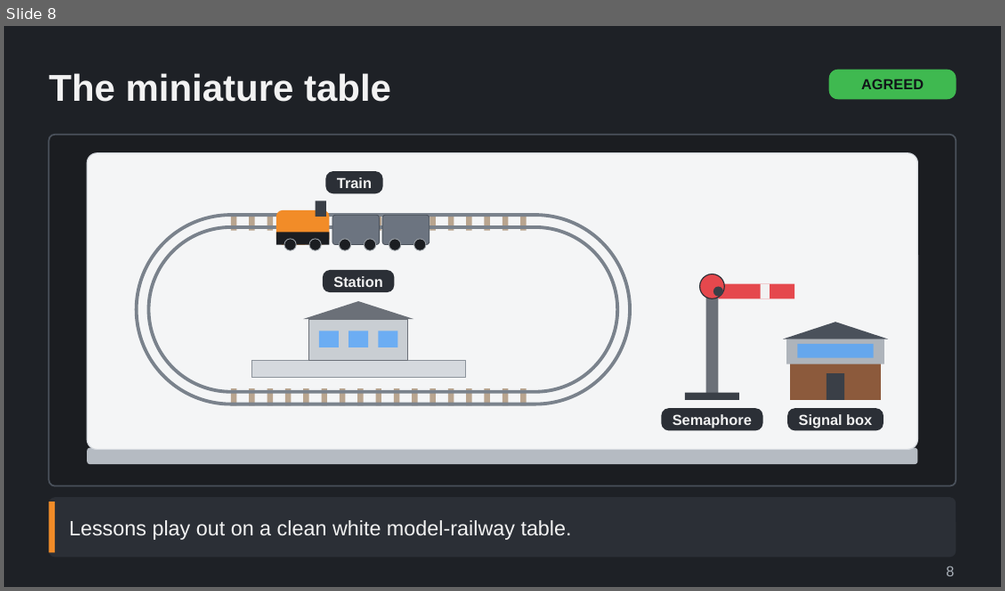
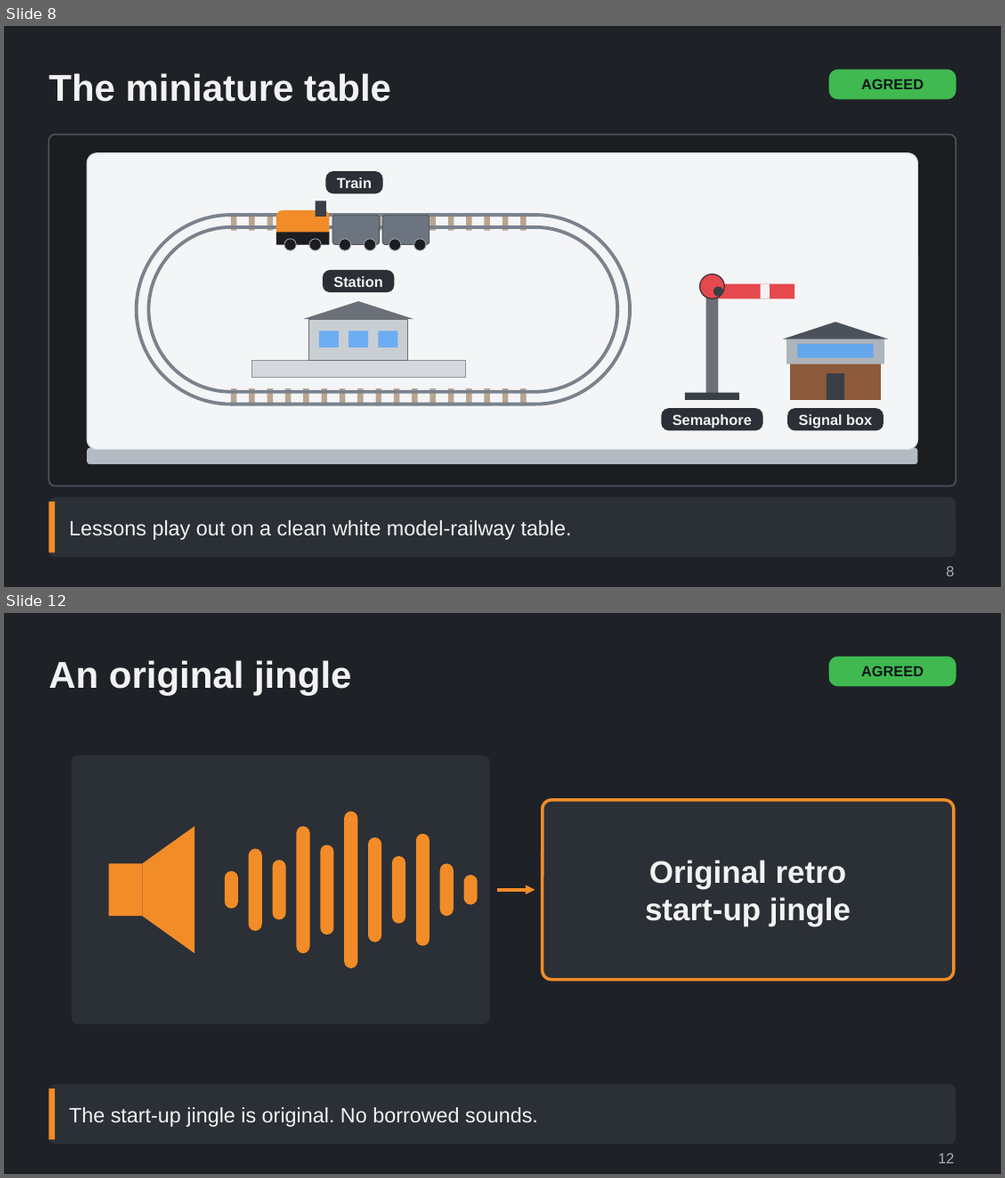
Before and after one commit to Tarenkookoo/Satisfactory---Early-Locomotion, a slide deck: Reporting/Claude Presents/Deck6_Assistant/Railway_Guide_Lessons_and_Build_Menu_Explained.pptx. Shown one above the other, each under a label of ours: slide 8 before the commit, slides 8 and 12 after it; the slides between them are not shown. The pictures are 1005x591 and 1005x1178 pixels, drawn with LibreOffice and Linux fonts; fonts in the diff are those of the drawing. Boxes give left, top, right and bottom in pixels: in the first picture for what was removed or moved away, otherwise in the second. Text is boxed around its words. In the diff, an @@ line names an element or a change of style, - is before the commit and + after.

```diff
--- a/Reporting/Claude Presents/Deck6_Assistant/Railway_Guide_Lessons_and_Build_Menu_Explained.pptx
+++ b/Reporting/Claude Presents/Deck6_Assistant/Railway_Guide_Lessons_and_Build_Menu_Explained.pptx
@@ slide 12 added at box(4, 613, 1001, 1174), background #1E2126 @@
@@ title added at box(48, 660, 351, 695), 36 pt, text #F2F2F2, bold @@
+An original jingle
@@ rounded rectangle added at box(829, 657, 956, 686), fill #3FB950, 14 pt, text #101418, bold @@
+AGREED
@@ group added at box(72, 755, 954, 1024): 13 rounded rectangles, 1 rectangle, 1 freeform shape, 1 arrow @@
+Original retro
+start-up jingle
@@ rounded rectangle added at box(48, 1084, 956, 1144), fill #2B2F36 @@
@@ rectangle added at box(48, 1088, 55, 1140), fill #F28C28 @@
@@ text added at box(69, 1107, 538, 1127), 20 pt, text #F2F2F2 @@
+The start-up jingle is original. No borrowed sounds.
@@ text added at box(938, 1152, 954, 1163), 14 pt, text #A9B0B8 @@
+12
```
Also in this commit, not shown: 7 other slides added, 1 other file.
